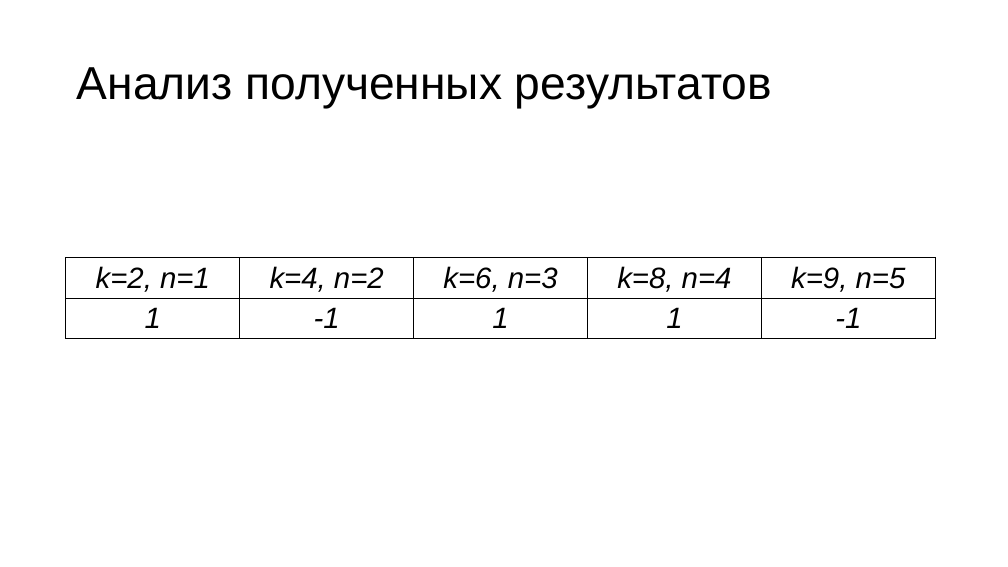
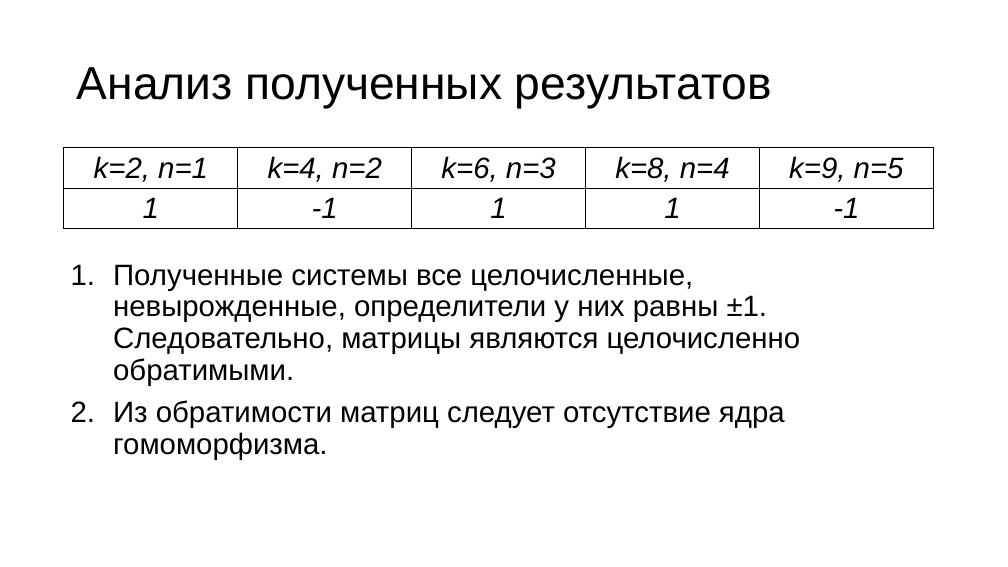
Before and after one commit to deathguard771/deathguard771, a slide deck: slide 11 of ПЗ/Sterlyagov_A_A.pptx (slide 6 before the commit). Drawn at 1008x567 pixels with LibreOffice and Linux fonts; fonts in the diff are those of the drawing. Boxes give left, top, right and bottom in pixels: in the first picture for what was removed or moved away, otherwise in the second. Text is boxed around its words. In the diff, an @@ line names an element or a change of style, - is before the commit and + after.

```diff
--- a/ПЗ/Sterlyagov_A_A.pptx
+++ b/ПЗ/Sterlyagov_A_A.pptx
@@ table moved from (x1=66, y1=258, x2=935, y2=343) to (x1=64, y1=147, x2=934, y2=233) @@
@@ text added at (x1=113, y1=264, x2=801, y2=460), 28 pt, text #000000 @@
+1. Полученные системы все целочисленные, невырожденные, определители у них равны ±1. Следовательно, матрицы являются целочисленно обратимыми.
+2. Из обратимости матриц следует отсутствие ядра гомоморфизма.
```
Also in this commit, not shown: 7 other slides changed, 8 slides added, 1 slide removed, 7 other files.
